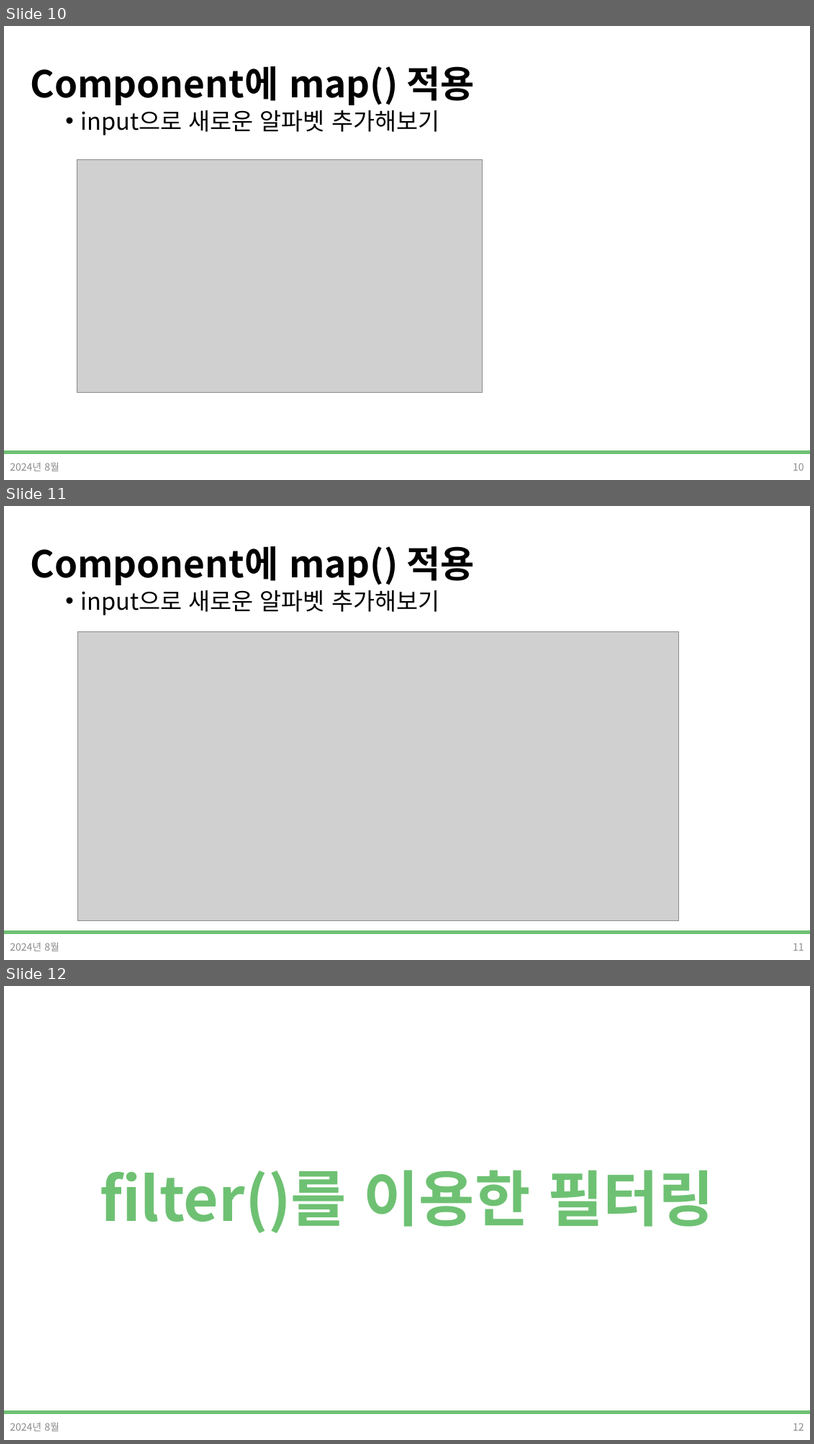
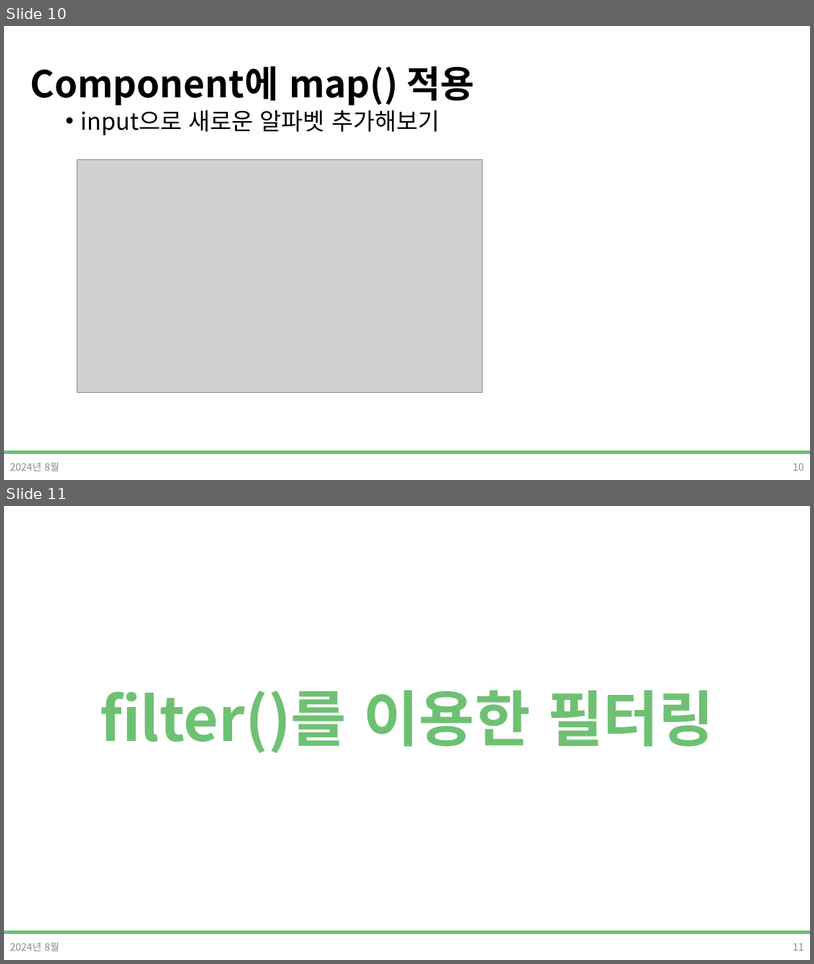
Before and after one commit to DevDamon0527/SeSAC_Yeongdeungpo_Campus_6th, a slide deck: material/[SeSAC_YDP_6] 26_React_map_filter.pptx. Shown one above the other, each under a label of ours: slides 10, 11 and 12 before the commit, slides 10 and 11 after it. The pictures are 814x1444 and 814x964 pixels, drawn with LibreOffice and Linux fonts; fonts in the diff are those of the drawing; grey boxes stand for pictures; background and template pictures are left out. Boxes give left, top, right and bottom in pixels: in the first picture for what was removed or moved away, otherwise in the second. Text is boxed around its words. In the diff, an @@ line names an element or a change of style, - is before the commit and + after.

```diff
--- a/material/[SeSAC_YDP_6] 26_React_map_filter.pptx
+++ b/material/[SeSAC_YDP_6] 26_React_map_filter.pptx
@@ slide 11 removed at (4, 506, 810, 960), background #FFFFFF; not listed: 1 template element that a slide beside it also shows @@
@@ title removed at (30, 546, 475, 585) @@
-Component에 map() 적용
@@ text removed at (80, 590, 440, 615) @@
-• input으로 새로운 알파벳 추가해보기
@@ picture removed at (78, 632, 679, 921) @@
@@ text removed at (10, 942, 59, 951) @@
-2024년 8월
@@ page number removed at (793, 943, 805, 950) @@
-11
@@ what was slide 12 is now slide 11 @@
@@ page number at (793, 943, 805, 950): text changed @@
-12
+11
```
Also in this commit, not shown: 1 slide changed, 1 other slide removed, 20 other files.
